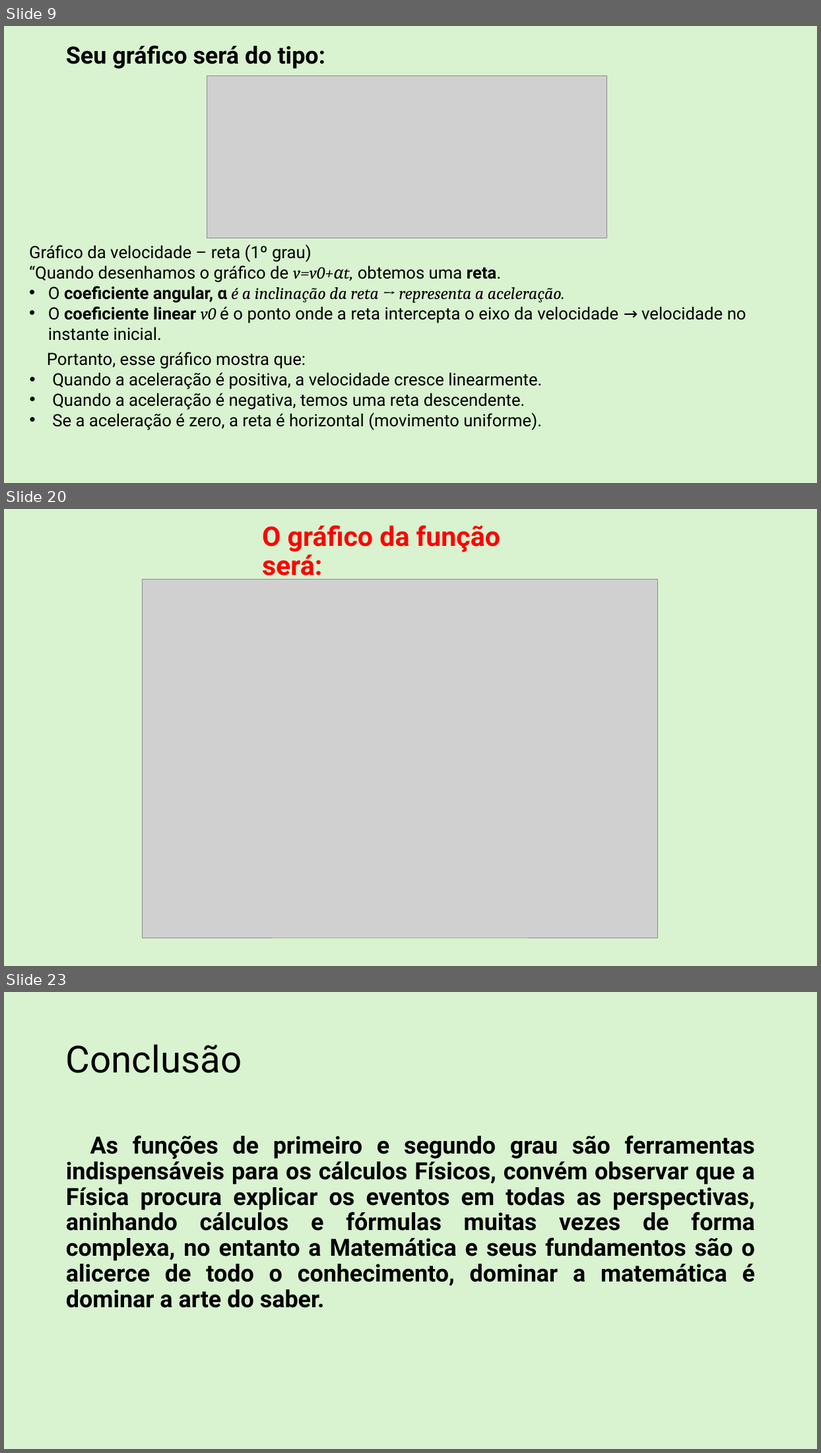
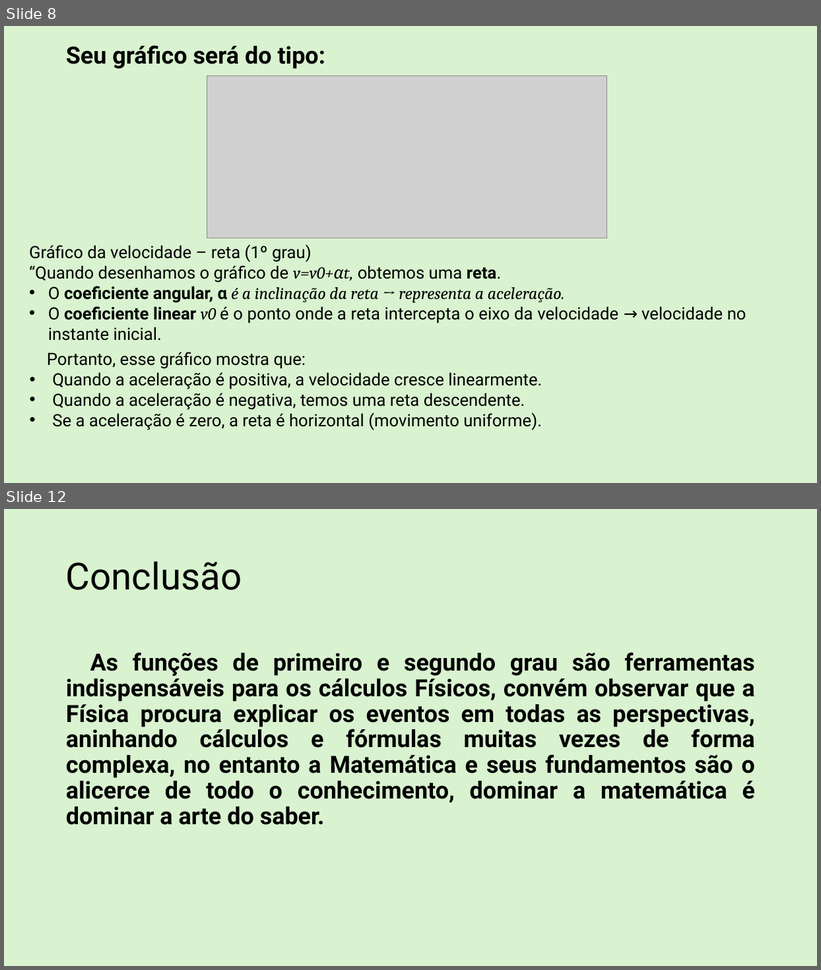
Before and after one commit to Rafael-Silva-Natal/IFRN_apresentacoes, a slide deck: Downloads/Matematica Fundamental.pptx. Shown one above the other, each under a label of ours: slides 9, 20 and 23 before the commit, slides 8 and 12 after it; the slides between them are not shown. The pictures are 821x1453 and 821x970 pixels, drawn with LibreOffice and Linux fonts; fonts in the diff are those of the drawing; grey boxes stand for pictures. Boxes give left, top, right and bottom in pixels: in the first picture for what was removed or moved away, otherwise in the second. Text is boxed around its words. In the diff, an @@ line names an element or a change of style, - is before the commit and + after.

```diff
--- a/Downloads/Matematica Fundamental.pptx
+++ b/Downloads/Matematica Fundamental.pptx
@@ slide 20 removed at box(4, 509, 817, 966), background #D9F2D0 @@
@@ title removed at box(262, 525, 500, 580) @@
-O gráfico da função será:
@@ picture removed at box(143, 579, 658, 939) @@
@@ what was slide 9 is now slide 8 @@
@@ what was slide 23 is now slide 12 @@
```
Also in this commit, not shown: 5 slides changed, 3 slides added, 13 other slides removed, 2 other files.
